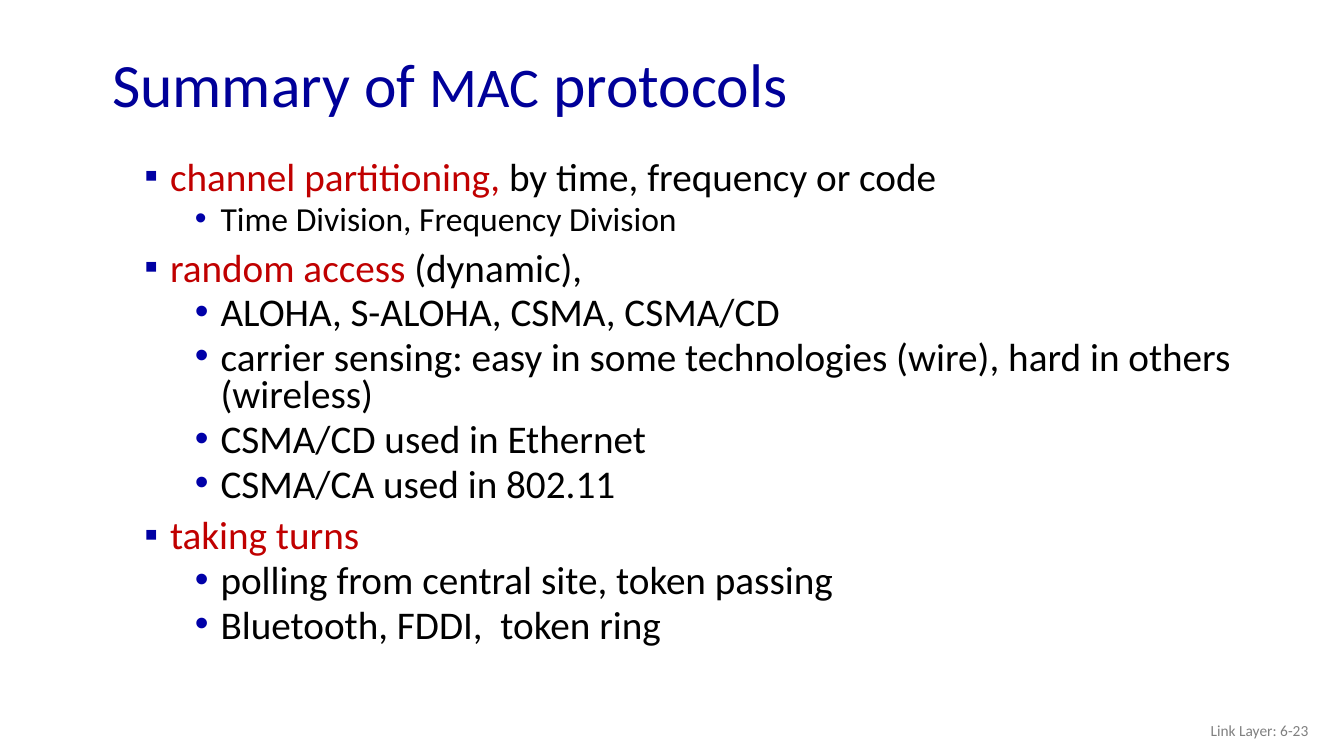
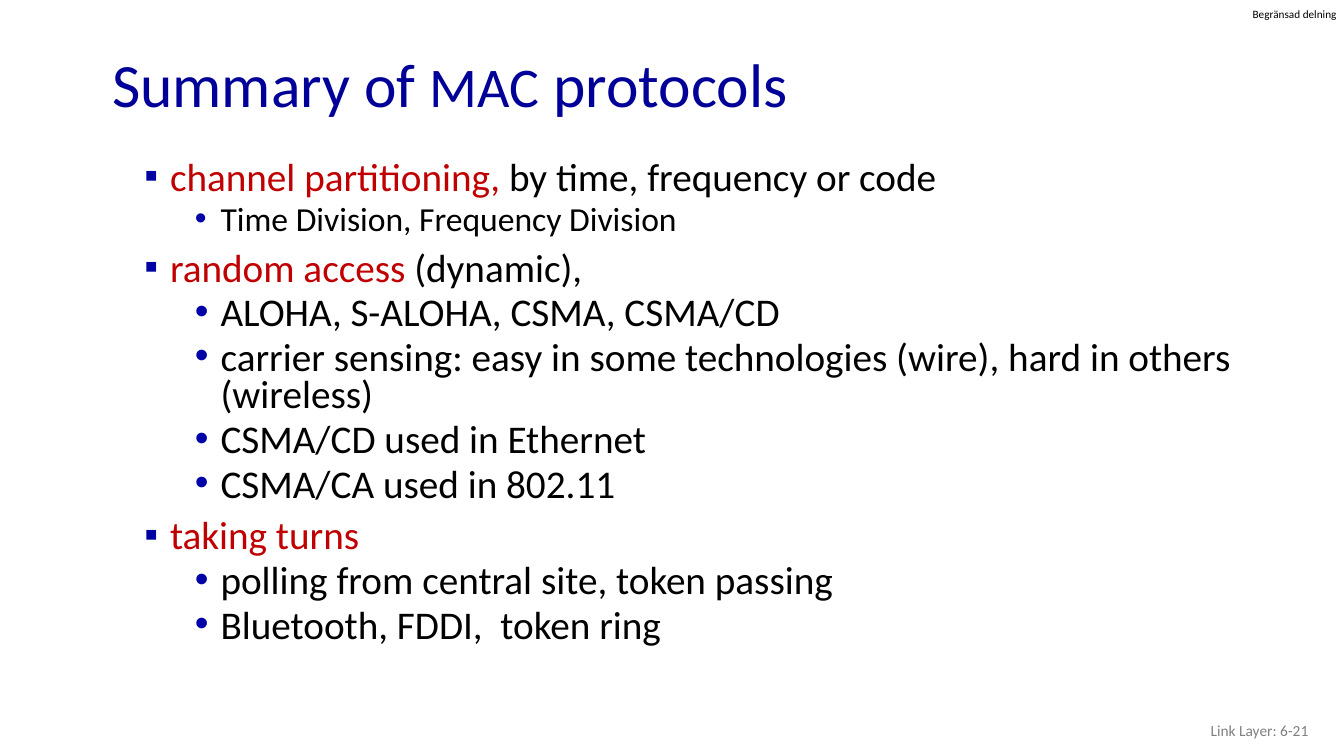
Before and after one commit to guhofstra/CSC175, a slide deck: slide 21 of PPTs/6.3 MAC Protocols.pptx (slide 23 before the commit). Drawn at 1344x756 pixels with LibreOffice and Linux fonts; fonts in the diff are those of the drawing. Boxes give left, top, right and bottom in pixels: in the first picture for what was removed or moved away, otherwise in the second. Text is boxed around its words. In the diff, an @@ line names an element or a change of style, - is before the commit and + after.

```diff
--- a/PPTs/6.3 MAC Protocols.pptx
+++ b/PPTs/6.3 MAC Protocols.pptx
@@ text added at (1253, 10, 1337, 20), 8 pt, text #000000 @@
+Begränsad delning
@@ text at (1211, 725, 1308, 739): text changed @@
-Link Layer: 6-23
+Link Layer: 6-21
```
Also in this commit, not shown: 20 other slides changed, 2 slides removed, 31 other files.
